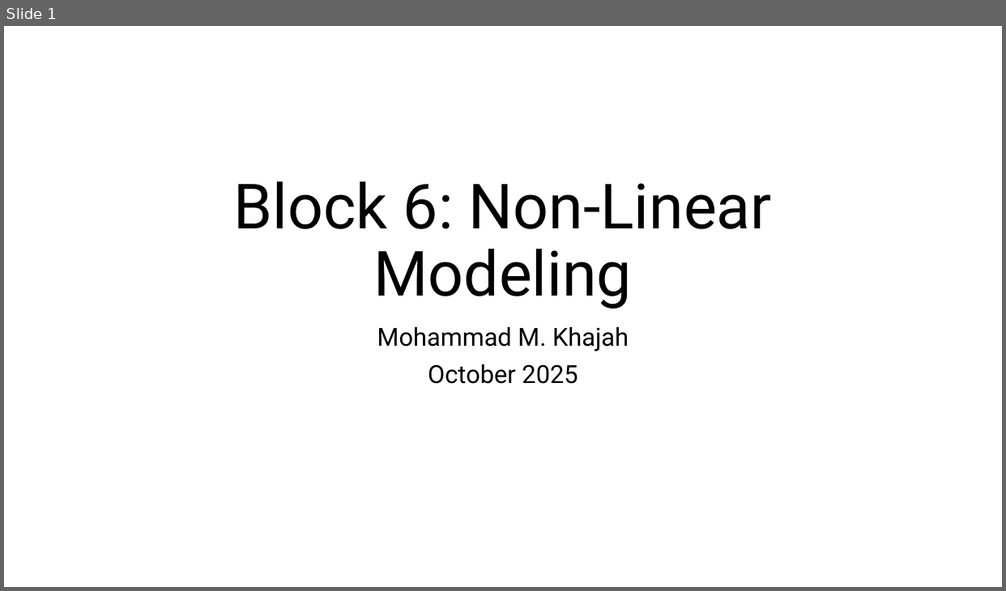
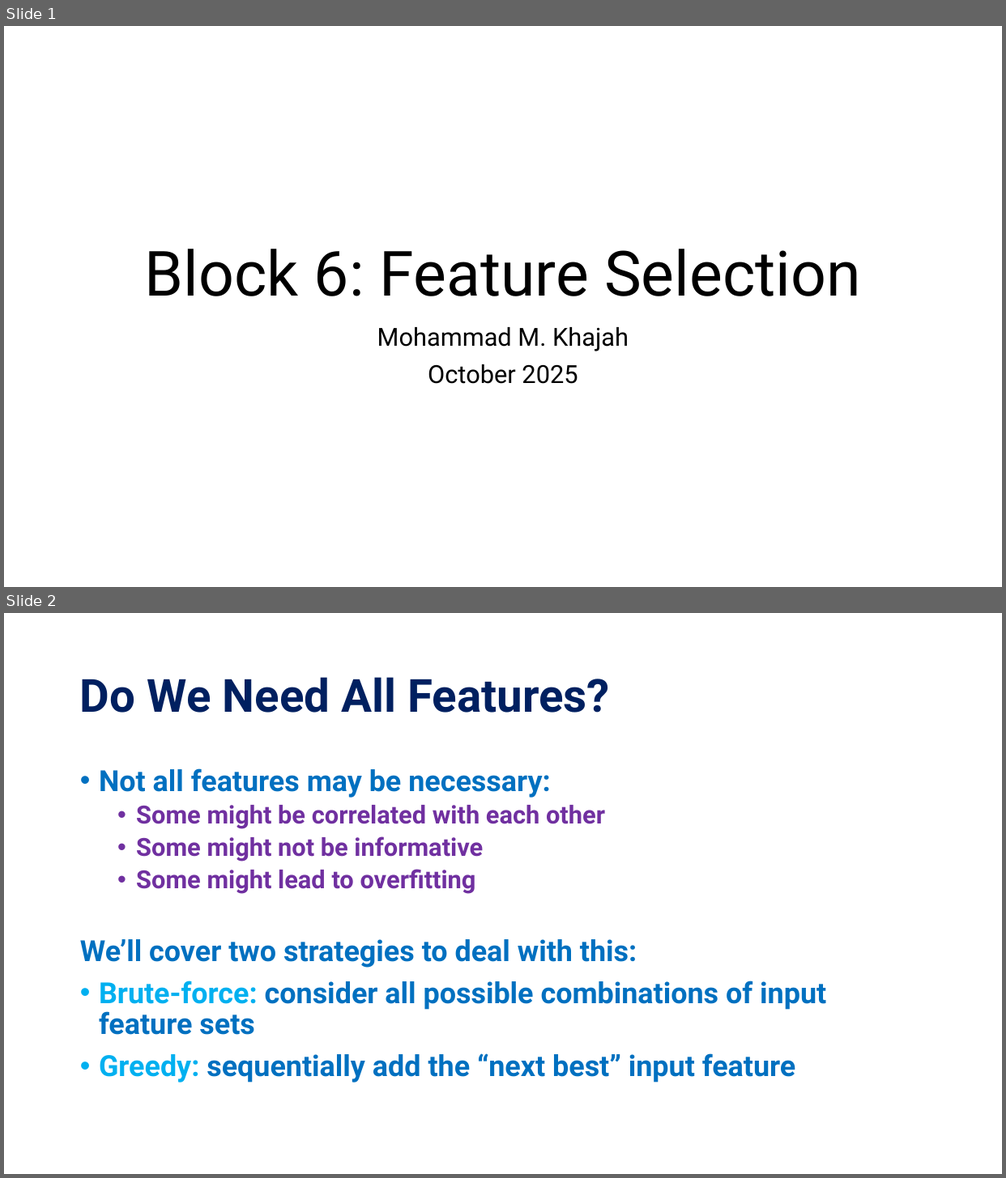
Before and after one commit to KISRDevelopment/python-ml-2025, a slide deck: slides/block6.pptx. Shown one above the other, each under a label of ours: slide 1 before the commit, slides 1 and 2 after it. The pictures are 1006x591 and 1006x1178 pixels, drawn with LibreOffice and Linux fonts; fonts in the diff are those of the drawing. Boxes give left, top, right and bottom in pixels: in the first picture for what was removed or moved away, otherwise in the second. Text is boxed around its words. In the diff, an @@ line names an element or a change of style, - is before the commit and + after.

Commit message:
add slides for block 6

```diff
--- a/slides/block6.pptx
+++ b/slides/block6.pptx
@@ slide 2 added at [4,613,1002,1174], background #FFFFFF @@
@@ title added at [80,677,610,713], 44 pt, text #002060, bold @@
+Do We Need All Features?
@@ text added at [80,769,826,1083], 28 pt, text #0070C0, bold @@
+• Not all features may be necessary:
+  • Some might be correlated with each other
+  • Some might not be informative
+  • Some might lead to overfitting
+We’ll cover two strategies to deal with this:
+• Brute-force: consider all possible combinations of input feature sets
+• Greedy: sequentially add the “next best” input feature
@@ slide 1 changed as well @@
@@ title at [145,249,861,297]: text changed @@
-Block 6: Non-Linear Modeling
+Block 6: Feature Selection
```
Also in this commit, not shown: 1 other slide changed, 9 other slides added, 4 slides removed, 2 other files.
